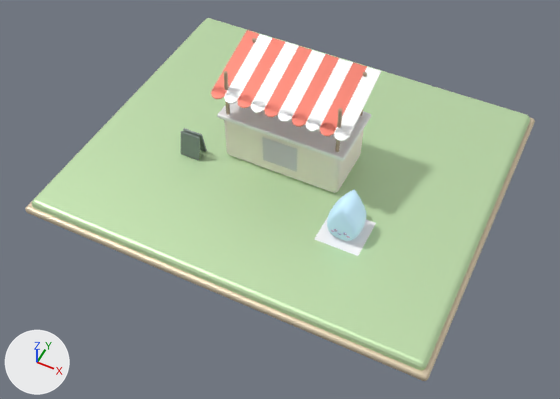
A saved change to the glTF model game/art/models/buildings/fire/building_fire_L02.glb.
Camera for both pictures: a 50 mm camera at (15.4, -32.8, 36.1) aimed at (0.8, -3.6, -0.3). The lights are fixed; the arrows at lower left show +X, +Y and +Z. The picture after the commit comes second. Where no turn or scale is listed for an object, it has been applied to the vertices.

The scene before the commit, as lines of its bpy script (objects in view):
```python
me_mesh_16 = bpy.data.meshes.new('Mesh_16')
me_mesh_16.from_pydata(...)  # 112 vertices, 220 faces; spans x -13.0..13.0, y -11.0..11.0, z -0.8..0.0
me_mesh_16.materials.append(mat_material_13)  # green #ceecbb
me_mesh_17 = bpy.data.meshes.new('Mesh_17')
me_mesh_17.from_pydata(...)  # 112 vertices, 220 faces; spans x -13.3..13.3, y -11.3..11.3, z -1.0..-0.5
me_mesh_17.materials.append(mat_material_14)  # beige #e6d5b8
me_mesh_5 = bpy.data.meshes.new('Mesh_5')
me_mesh_5.from_pydata(...)  # 110 vertices, 200 faces; spans x -4.48..3.58, y -2.63..-1.74, z 5.31..5.65
me_mesh_5.materials.append(mat_material_4)  # red #ee8372
ob_mesh_16 = bpy.data.objects.new('Mesh_16', me_mesh_16)
ob_mesh_16.location = (0.0, 0.0, 0.0)
ob_mesh_17 = bpy.data.objects.new('Mesh_17', me_mesh_17)
ob_mesh_17.location = (0.0, 0.0, 0.0)
ob_mesh_5 = bpy.data.objects.new('Mesh_5', me_mesh_5)
ob_mesh_5.location = (0.0, 0.0, 0.0)
# also in view: 'Mesh_13' at (5.6, -4.4, 1.6); 'Mesh_15' at (5.6, -4.4, 0.0); 'Mesh_0' at (0.0, -2.0, 1.9); 'Mesh_1' at (0.0, 0.0, 1.7); 'Mesh_6' at (0.4, -2.2, 5.5)
```
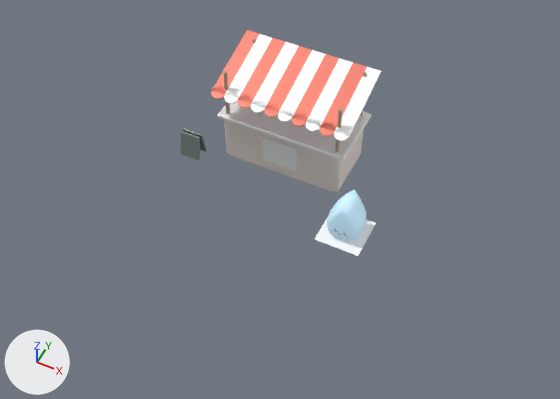
Pixel boxes (x1, y1, x2, y2) of what changed, in the pictures (560 x 399 px):
'Mesh_16', deleted (green): before (32, 18, 530, 370)
'Mesh_17', deleted: before (25, 26, 535, 381)

Patch to the scene script:
```diff
--- a/game/art/models/buildings/fire/building_fire_L02.glb.py
+++ b/game/art/models/buildings/fire/building_fire_L02.glb.py
@@ ob_mesh_16 @@
-ob_mesh_16 = bpy.data.objects.new('Mesh_16', me_mesh_16)
-ob_mesh_16.location = (0.0, 0.0, 0.0)
@@ ob_mesh_17 @@
-ob_mesh_17 = bpy.data.objects.new('Mesh_17', me_mesh_17)
-ob_mesh_17.location = (0.0, 0.0, 0.0)
```
